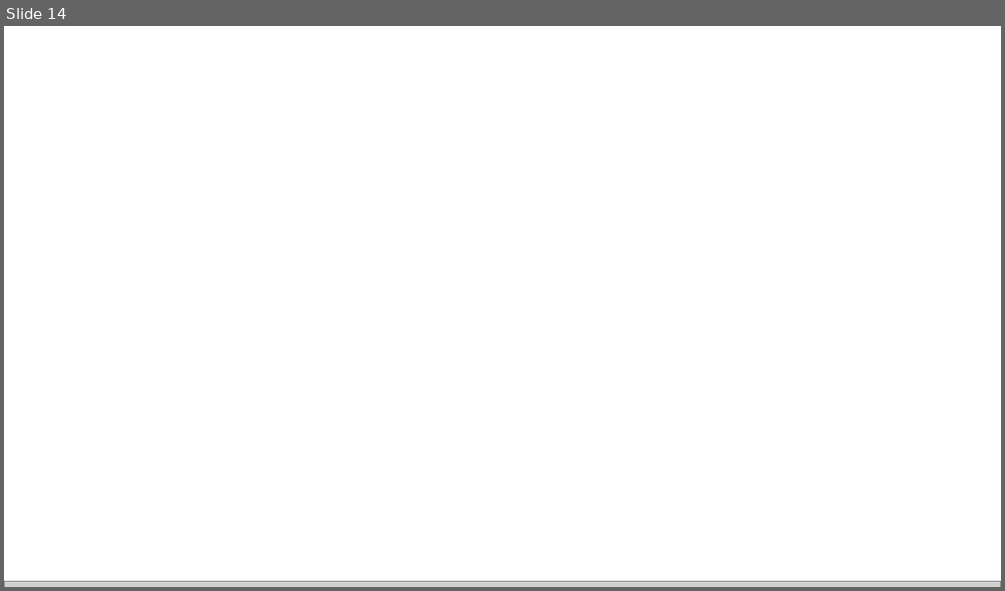
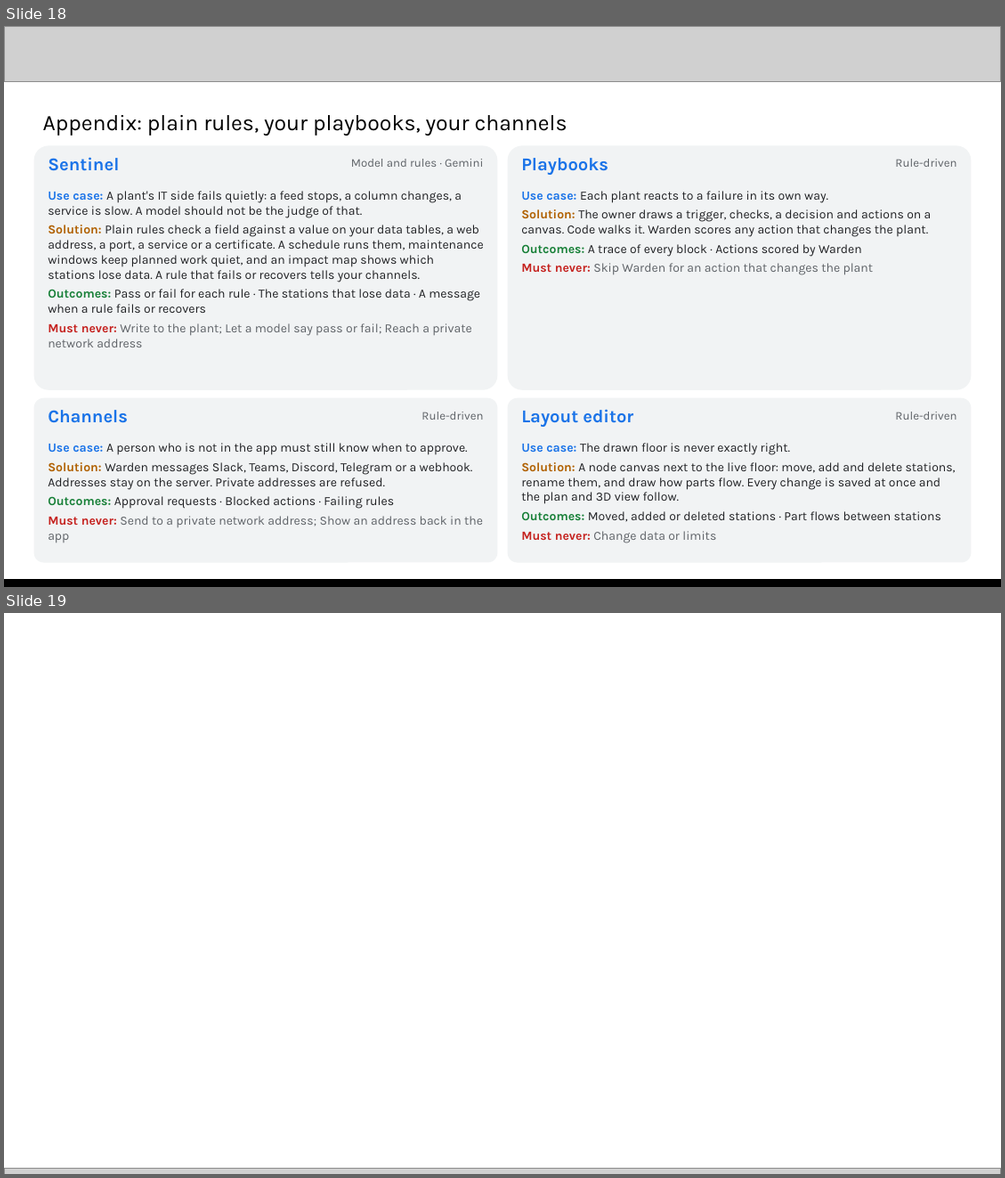
Before and after one commit to shreyash-sharma/tolerance, a slide deck: submission/Tolerance - AI Builder Cup submission.pptx. Shown one above the other, each under a label of ours: slide 14 before the commit, slides 18 and 19 after it. The pictures are 1005x591 and 1005x1178 pixels, drawn with LibreOffice and Linux fonts; fonts in the diff are those of the drawing; grey boxes stand for pictures; background and template pictures are left out. Boxes give left, top, right and bottom in pixels: in the first picture for what was removed or moved away, otherwise in the second. Text is boxed around its words. In the diff, an @@ line names an element or a change of style, - is before the commit and + after.

Commit message:
Add the appendix pages to the submission deck; update the web deck's layout editor card; tests: wait for the status panel, open the folded expert panel

```diff
--- a/submission/Tolerance - AI Builder Cup submission.pptx
+++ b/submission/Tolerance - AI Builder Cup submission.pptx
@@ slide 18 added at [4, 26, 1001, 587], background #FFFFFF @@
@@ picture added at [4, 26, 1001, 81] @@
@@ text added at [43, 115, 567, 135], 16 pt, text #000000 @@
+Appendix: plain rules, your playbooks, your channels
@@ rounded rectangle added at [34, 145, 497, 390], fill #F1F3F4 @@
@@ text added at [48, 157, 119, 171], 13 pt, text #1A73E8, bold @@
+Sentinel
@@ text added at [351, 159, 484, 167], 8.5 pt, text #5F6368 @@
+Model and rules · Gemini
@@ rounded rectangle added at [508, 145, 971, 390], fill #F1F3F4 @@
@@ text added at [521, 158, 608, 175], 13 pt, text #1A73E8, bold @@
+Playbooks
@@ text added at [895, 159, 956, 167], 8.5 pt, text #5F6368 @@
+Rule-driven
@@ text added at [48, 191, 484, 347], 9 pt, text #202124 @@
+Use case: A plant's IT side fails quietly: a feed stops, a column changes, a service is slow. A model should not be the judge of that.
+Solution: Plain rules check a field against a value on your data tables, a web address, a port, a service or a certificate. A schedule runs them, maintenance windows keep planned work quiet, and an impact map shows which stations lose data. A rule that fails or recovers tells your channels.
+Outcomes: Pass or fail for each rule · The stations that lose data · A message when a rule fails or recovers
+Must never: Write to the plant; Let a model say pass or fail; Reach a private network address
@@ text added at [521, 191, 931, 275], 9 pt, text #202124 @@
+Use case: Each plant reacts to a failure in its own way.
+Solution: The owner draws a trigger, checks, a decision and actions on a canvas. Code walks it. Warden scores any action that changes the plant.
+Outcomes: A trace of every block · Actions scored by Warden
+Must never: Skip Warden for an action that changes the plant
@@ rounded rectangle added at [34, 398, 497, 563], fill #F1F3F4 @@
@@ rounded rectangle added at [508, 398, 971, 563], fill #F1F3F4 @@
@@ text added at [48, 410, 128, 423], 13 pt, text #1A73E8, bold @@
+Channels
@@ text added at [421, 411, 483, 419], 8.5 pt, text #5F6368 @@
+Rule-driven
@@ text added at [521, 409, 633, 426], 13 pt, text #1A73E8, bold @@
+Layout editor
@@ text added at [895, 411, 956, 419], 8.5 pt, text #5F6368 @@
+Rule-driven
@@ text added at [48, 443, 483, 542], 9 pt, text #202124 @@
+Use case: A person who is not in the app must still know when to approve.
+Solution: Warden messages Slack, Teams, Discord, Telegram or a webhook. Addresses stay on the server. Private addresses are refused.
+Outcomes: Approval requests · Blocked actions · Failing rules
+Must never: Send to a private network address; Show an address back in the app
@@ text added at [521, 443, 955, 522], 9 pt, text #202124 @@
+Use case: The drawn floor is never exactly right.
+Solution: A node canvas next to the live floor: move, add and delete stations, rename them, and draw how parts flow. Every change is saved at once and the plan and 3D view follow.
+Outcomes: Moved, added or deleted stations · Part flows between stations
+Must never: Change data or limits
@@ picture added at [4, 581, 1001, 587] @@
@@ rectangle added at [4, 580, 1001, 587], fill #000000 @@
@@ what was slide 14 is now slide 19 @@
```
Also in this commit, not shown: 4 other slides added, 13 other files.
